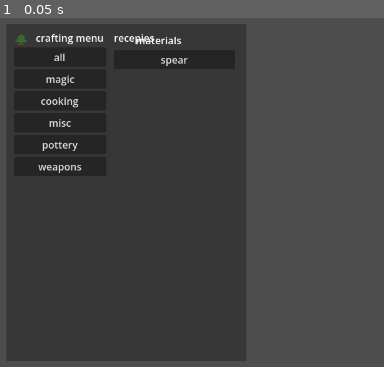
Above: before the commit, frame 1.
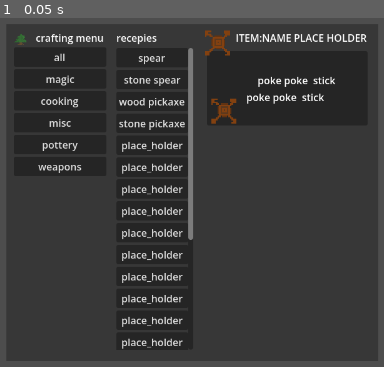
Above: after the commit, the same moment.

Repository: darthchicken4/MultiSurvivor
Game: Godot game, scene res://scenes/ui/crafting_ui/crafting_ui.tscn
The game is run twice, just before and just after one commit, with the same random seed, the same clock (stepped at 60 frames per second) and the same inputs. This scene is started directly instead of the project's main scene.
Inputs:
- Up to frame 1 (0.05 s): no input

The runs differ from the first frame. In frame 1, 11% of the frame differs, in the area x 29-96%, y 3-95%.

Commit message:
last before merge to main

Diff:
--- a/Godot2DSurvivalMultiplayer/scenes/ui/crafting_ui/crafting_ui.tscn
+++ b/Godot2DSurvivalMultiplayer/scenes/ui/crafting_ui/crafting_ui.tscn
@@ -2,6 +2,7 @@
 
 [ext_resource type="Script" uid="uid://crmwcf7cpkik0" path="res://scenes/ui/crafting_ui/crafting_ui.gd" id="1_t1iof"]
 [ext_resource type="Texture2D" uid="uid://d8rf347yatpo" path="res://assets/sprites/tree.png" id="2_hjb8q"]
+[ext_resource type="Texture2D" uid="uid://b4cmvm6tatqtu" path="res://assets/sprites/crafting table.png" id="3_js6hb"]
 
 [node name="CraftingUi" type="Control" unique_id=988690133]
 layout_mode = 3
@@ -22,7 +23,7 @@
 grow_vertical = 2
 theme_override_constants/margin_left = 15
 theme_override_constants/margin_top = 98
-theme_override_constants/margin_right = 881
+theme_override_constants/margin_right = 670
 theme_override_constants/margin_bottom = 83
 
 [node name="ColorRect" type="ColorRect" parent="MarginContainer" unique_id=463911780]
@@ -38,8 +39,10 @@
 
 [node name="HSplitContainer" type="HSplitContainer" parent="MarginContainer/MarginContainer" unique_id=987214409]
 layout_mode = 2
-split_offsets = PackedInt32Array(113)
-split_offset = 113
+theme_override_constants/separation = 16
+theme_override_constants/autohide = 1
+split_offsets = PackedInt32Array(148, 553)
+split_offset = 148
 
 [node name="select_group" type="VBoxContainer" parent="MarginContainer/MarginContainer/HSplitContainer" unique_id=183642747]
 layout_mode = 2
@@ -92,39 +95,155 @@
 layout_mode = 2
 text = "recepies"
 
-[node name="ScrollContainer" type="ScrollContainer" parent="MarginContainer/MarginContainer/HSplitContainer/selecting recepie" unique_id=758621323]
-layout_mode = 2
-horizontal_scroll_mode = 0
-
-[node name="Button2" type="Button" parent="MarginContainer/MarginContainer/HSplitContainer/selecting recepie" unique_id=1439546822]
+[node name="ScrollContainer" type="ScrollContainer" parent="MarginContainer/MarginContainer/HSplitContainer/selecting recepie/Label" unique_id=333020784]
+layout_mode = 0
+offset_left = -0.47
+offset_top = 28.36
+offset_right = 122.180084
+offset_bottom = 511.0
+
+[node name="VBoxContainer" type="VBoxContainer" parent="MarginContainer/MarginContainer/HSplitContainer/selecting recepie/Label/ScrollContainer" unique_id=2016236040]
+layout_mode = 2
+
+[node name="Button2" type="Button" parent="MarginContainer/MarginContainer/HSplitContainer/selecting recepie/Label/ScrollContainer/VBoxContainer" unique_id=1439546822]
 layout_mode = 2
 text = "spear"
 
-[node name="TextureRect" type="TextureRect" parent="MarginContainer/MarginContainer/HSplitContainer/selecting recepie/Button2" unique_id=1723500094]
-layout_mode = 0
-offset_top = -4.0
-offset_right = 194.0
-offset_bottom = -4.0
-texture = ExtResource("2_hjb8q")
-expand_mode = 2
-
-[node name="Label" type="Label" parent="MarginContainer/MarginContainer/HSplitContainer/selecting recepie/Button2" unique_id=1507140952]
-layout_mode = 0
-offset_left = 35.0
-offset_top = -27.0
-offset_right = 194.0
-offset_bottom = -4.0
-text = "materials"
-
-[node name="VBoxContainer" type="VBoxContainer" parent="MarginContainer/MarginContainer/HSplitContainer/selecting recepie/Button2" unique_id=1880900683]
-layout_mode = 0
-offset_top = -4.0
-offset_right = 194.0
-offset_bottom = -4.0
-alignment = 1
-
-[node name="HSplitContainer" type="HSplitContainer" parent="MarginContainer/MarginContainer/HSplitContainer/selecting recepie/Button2/VBoxContainer" unique_id=1090810648]
-layout_mode = 2
-split_offsets = PackedInt32Array(44)
-collapsed = true
-split_offset = 44
+[node name="Button3" type="Button" parent="MarginContainer/MarginContainer/HSplitContainer/selecting recepie/Label/ScrollContainer/VBoxContainer" unique_id=772028820]
+layout_mode = 2
+text = "stone spear"
+
+[node name="Button4" type="Button" parent="MarginContainer/MarginContainer/HSplitContainer/selecting recepie/Label/ScrollContainer/VBoxContainer" unique_id=1925066871]
+layout_mode = 2
+text = "wood pickaxe"
+
+[node name="Button5" type="Button" parent="MarginContainer/MarginContainer/HSplitContainer/selecting recepie/Label/ScrollContainer/VBoxContainer" unique_id=1301726985]
+layout_mode = 2
+text = "stone pickaxe"
+
+[node name="Button6" type="Button" parent="MarginContainer/MarginContainer/HSplitContainer/selecting recepie/Label/ScrollContainer/VBoxContainer" unique_id=1336033628]
+layout_mode = 2
+text = "place_holder"
+
+[node name="Button7" type="Button" parent="MarginContainer/MarginContainer/HSplitContainer/selecting recepie/Label/ScrollContainer/VBoxContainer" unique_id=1443066713]
+layout_mode = 2
+text = "place_holder"
+
+[node name="Button8" type="Button" parent="MarginContainer/MarginContainer/HSplitContainer/selecting recepie/Label/ScrollContainer/VBoxContainer" unique_id=1658558126]
+layout_mode = 2
+text = "place_holder"
+
+[node name="Button9" type="Button" parent="MarginContainer/MarginContainer/HSplitContainer/selecting recepie/Label/ScrollContainer/VBoxContainer" unique_id=34743805]
+layout_mode = 2
+text = "place_holder"
+
+[node name="Button10" type="Button" parent="MarginContainer/MarginContainer/HSplitContainer/selecting recepie/Label/ScrollContainer/VBoxContainer" unique_id=1985105418]
+layout_mode = 2
+text = "place_holder"
+
+[node name="Button11" type="Button" parent="MarginContainer/MarginContainer/HSplitContainer/selecting recepie/Label/ScrollContainer/VBoxContainer" unique_id=1993826796]
+layout_mode = 2
+text = "place_holder"
+
+[node name="Button12" type="Button" parent="MarginContainer/MarginContainer/HSplitContainer/selecting recepie/Label/ScrollContainer/VBoxContainer" unique_id=1648551991]
+layout_mode = 2
+text = "place_holder"
+
+[node name="Button13" type="Button" parent="MarginContainer/MarginContainer/HSplitContainer/selecting recepie/Label/ScrollContainer/VBoxContainer" unique_id=1348051762]
+layout_mode = 2
+text = "place_holder"
+
+[node name="Button14" type="Button" parent="MarginContainer/MarginContainer/HSplitContainer/selecting recepie/Label/ScrollContainer/VBoxContainer" unique_id=1420772082]
+layout_mode = 2
+text = "place_holder"
+
+[node name="Button15" type="Button" parent="MarginContainer/MarginContainer/HSplitContainer/selecting recepie/Label/ScrollContainer/VBoxContainer" unique_id=476537683]
+layout_mode = 2
+text = "place_holder"
+
+[node name="Button16" type="Button" parent="MarginContainer/MarginContainer/HSplitContainer/selecting recepie/Label/ScrollContainer/VBoxContainer" unique_id=1225674015]
+layout_mode = 2
+text = "place_holder"
+
+[node name="Button17" type="Button" parent="MarginContainer/MarginContainer/HSplitContainer/selecting recepie/Label/ScrollContainer/VBoxContainer" unique_id=2101554864]
+layout_mode = 2
+text = "place_holder"
+
+[node name="Button18" type="Button" parent="MarginContainer/MarginContainer/HSplitContainer/selecting recepie/Label/ScrollContainer/VBoxContainer" unique_id=1030058454]
+layout_mode = 2
+text = "place_holder"
+
+[node name="Button19" type="Button" parent="MarginContainer/MarginContainer/HSplitContainer/selecting recepie/Label/ScrollContainer/VBoxContainer" unique_id=80577287]
+layout_mode = 2
+text = "place_holder"
+
+[node name="Button20" type="Button" parent="MarginContainer/MarginContainer/HSplitContainer/selecting recepie/Label/ScrollContainer/VBoxContainer" unique_id=169724073]
+layout_mode = 2
+text = "place_holder"
+
+[node name="Button21" type="Button" parent="MarginContainer/MarginContainer/HSplitContainer/selecting recepie/Label/ScrollContainer/VBoxContainer" unique_id=79366889]
+layout_mode = 2
+text = "place_holder"
+
+[node name="Button22" type="Button" parent="MarginContainer/MarginContainer/HSplitContainer/selecting recepie/Label/ScrollContainer/VBoxContainer" unique_id=129909265]
+layout_mode = 2
+text = "place_holder"
+
+[node name="Button23" type="Button" parent="MarginContainer/MarginContainer/HSplitContainer/selecting recepie/Label/ScrollContainer/VBoxContainer" unique_id=1217437310]
+layout_mode = 2
+text = "place_holder"
+
+[node name="item_requierment" type="VBoxContainer" parent="MarginContainer/MarginContainer/HSplitContainer" unique_id=760681329]
+layout_mode = 2
+size_flags_horizontal = 0
+
+[node name="Label" type="Label" parent="MarginContainer/MarginContainer/HSplitContainer/item_requierment" unique_id=367638787]
+layout_mode = 2
+size_flags_horizontal = 0
+text = "ITEM:NAME PLACE HOLDER"
+
+[node name="main hold;e" type="Panel" parent="MarginContainer/MarginContainer/HSplitContainer/item_requierment/Label" unique_id=669049324]
+layout_mode = 1
+anchors_preset = 8
+anchor_left = 0.5
+anchor_top = 0.5
+anchor_right = 0.5
+anchor_bottom = 0.5
+offset_left = -151.0
+offset_top = 21.5
+offset_right = 106.0
+offset_bottom = 140.5
+grow_horizontal = 2
+grow_vertical = 2
+
+[node name="description" type="Label" parent="MarginContainer/MarginContainer/HSplitContainer/item_requierment/Label/main hold;e" unique_id=1601895301]
+layout_mode = 0
+offset_left = 63.0
+offset_top = 62.0
+offset_right = 192.0
+offset_bottom = 89.0
+text = "poke poke  stick "
+
+[node name="description2" type="Label" parent="MarginContainer/MarginContainer/HSplitContainer/item_requierment/Label/main hold;e" unique_id=926437156]
+layout_mode = 0
+offset_left = 81.0
+offset_top = 35.0
+offset_right = 210.0
+offset_bottom = 62.0
+text = "poke poke  stick "
+
+[node name="crafting_station" type="TextureRect" parent="MarginContainer/MarginContainer/HSplitContainer/item_requierment/Label/main hold;e" unique_id=542469491]
+layout_mode = 0
+offset_left = 7.0
+offset_top = 76.0
+offset_right = 47.0
+offset_bottom = 116.0
+texture = ExtResource("3_js6hb")
+
+[node name="spear_template" type="TextureRect" parent="MarginContainer/MarginContainer/HSplitContainer/item_requierment/Label/main hold;e" unique_id=1813132073]
+layout_mode = 0
+offset_left = -3.0
+offset_top = -33.0
+offset_right = 37.0
+offset_bottom = 7.0
+texture = ExtResource("3_js6hb")
Binary file added: Godot2DSurvivalMultiplayer/assets/sprites/crafting table.png
Not shown, added: Godot2DSurvivalMultiplayer/assets/sprites/crafting table.png.import
